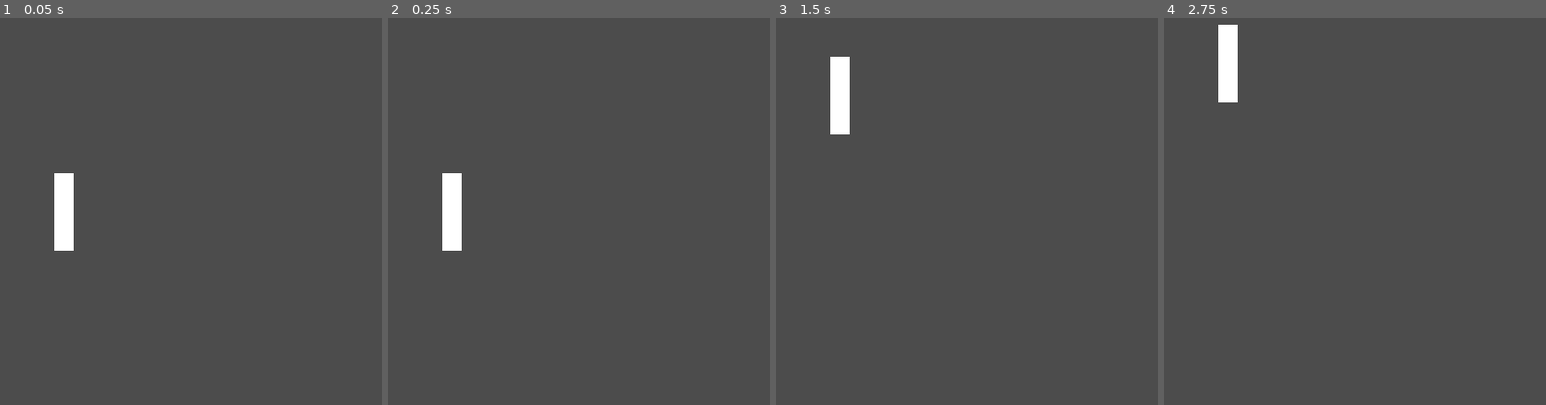
Above: before the commit, frames 1-4 (left to right).
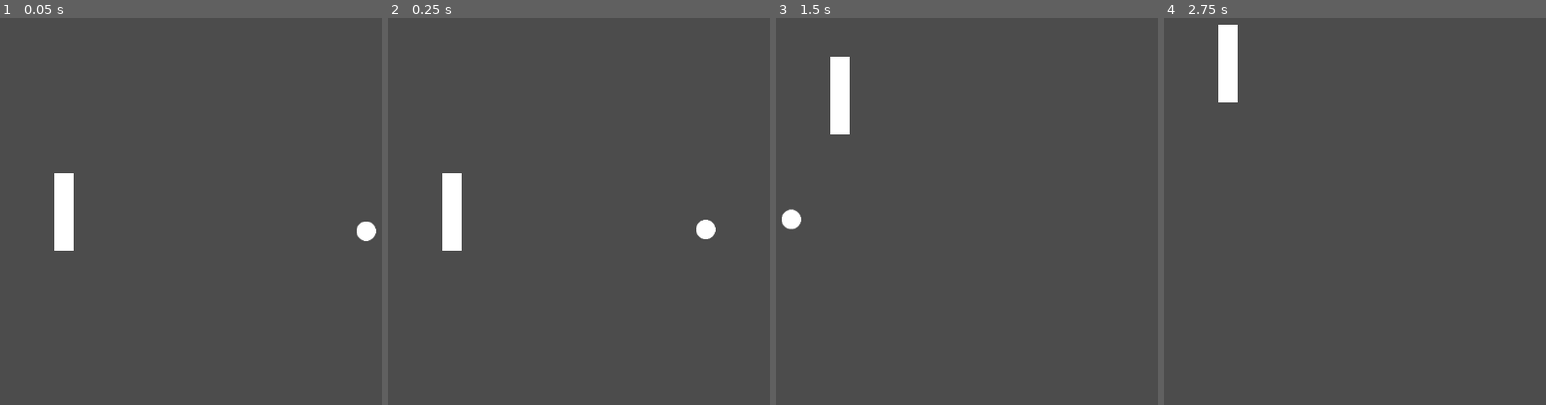
Above: after the commit, the same moments.

Repository: good-praxis/godot-quickbits
Game: Godot game, scene res://Main.tscn
The game is run twice, just before and just after one commit, with the same random seed, the same clock (stepped at 60 frames per second) and the same inputs.
Inputs:
- Up to frame 1 (0.05 s): no input
- Up to frame 2 (0.25 s): no input
- Up to frame 3 (1.5 s): hold Up (ui_up) 0.53-1.28 s; hold Down (ui_down) from 1.28 s (still down)
- Up to frame 4 (2.75 s): release Down (ui_down) at 2.03 s; hold Up (ui_up) from 2.03 s (still down)

The runs differ from the first frame. In frame 1, 0.2% of the frame differs, in the area x 93-99%, y 52-58%; in frame 2, 0.2%; in frame 3, 0.2%, in the area x 1-7%, y 49-55%; in frame 4, nothing differs.

Commit message:
adding ball with randomized direction

Diff:
--- /dev/null
+++ b/pong/Ball.gd
@@ -0,0 +1,24 @@
+extends RigidBody2D
+
+var velocity = Vector2()
+
+
+func get_rand_velocity():
+	var velocity = Vector2()
+	if randf() > 0.5:
+		velocity.x = -400
+	else:
+		velocity.x = 400
+
+	velocity.y = rand_range(-150, 150)
+
+	return velocity
+
+func _ready():
+	randomize()
+	velocity = get_rand_velocity()
+
+
+
+func _physics_process(delta):
+	set_linear_velocity(velocity)
--- /dev/null
+++ b/pong/Ball.tscn
@@ -0,0 +1,43 @@
+[gd_scene load_steps=4 format=2]
+
+[ext_resource path="res://Ball.gd" type="Script" id=1]
+[ext_resource path="res://ball.png" type="Texture" id=2]
+
+[sub_resource type="CircleShape2D" id=1]
+
+custom_solver_bias = 0.0
+radius = 16.0
+
+[node name="Ball" type="RigidBody2D" index="0"]
+
+position = Vector2( 640, 352 )
+input_pickable = false
+collision_layer = 1
+collision_mask = 1
+mode = 0
+mass = 1.0
+friction = 0.0
+bounce = 1.0
+gravity_scale = 0.0
+custom_integrator = false
+continuous_cd = 0
+contacts_reported = 0
+contact_monitor = false
+sleeping = false
+can_sleep = true
+linear_velocity = Vector2( 0, 0 )
+linear_damp = -1.0
+angular_velocity = 0.0
+angular_damp = -1.0
+script = ExtResource( 1 )
+__meta__ = {
+"_edit_group_": true
+}
+
+[node name="Sprite" type="Sprite" parent="." index="0"]
+
+texture = ExtResource( 2 )
+
+[node name="CollisionShape2D" type="CollisionShape2D" parent="." index="1"]
+
+shape = SubResource( 1 )
--- a/pong/Main.tscn
+++ b/pong/Main.tscn
@@ -1,9 +1,12 @@
-[gd_scene load_steps=2 format=2]
+[gd_scene load_steps=3 format=2]
 
 [ext_resource path="res://Player.tscn" type="PackedScene" id=1]
+[ext_resource path="res://Ball.tscn" type="PackedScene" id=2]
 
-[node name="Main" type="Node" index="0"]
+[node name="Main" type="Node"]
 
 [node name="Player" parent="." index="0" instance=ExtResource( 1 )]
 
 position = Vector2( 128, 320 )
+
+[node name="Ball" parent="." index="1" instance=ExtResource( 2 )]
--- a/pong/Player.tscn
+++ b/pong/Player.tscn
@@ -8,7 +8,7 @@
 custom_solver_bias = 0.0
 extents = Vector2( 16, 64.0341 )
 
-[node name="Player" type="KinematicBody2D" index="0"]
+[node name="Player" type="KinematicBody2D"]
 
 position = Vector2( 96, 176 )
 input_pickable = false
@@ -18,7 +18,8 @@
 script = ExtResource( 1 )
 _sections_unfolded = [ "Collision", "Pickable", "Transform" ]
 __meta__ = {
-"_edit_group_": true
+"_edit_group_": true,
+"_edit_lock_": true
 }
 startPos = null
 
Binary file added: pong/ball.png
Not shown, added: pong/ball.png.import
